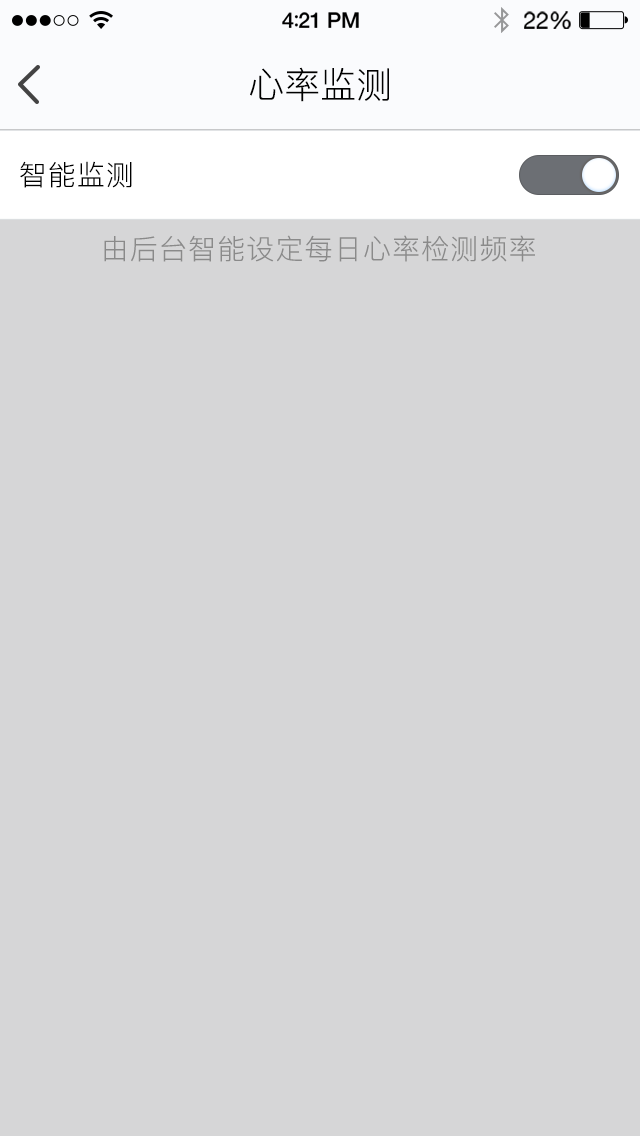
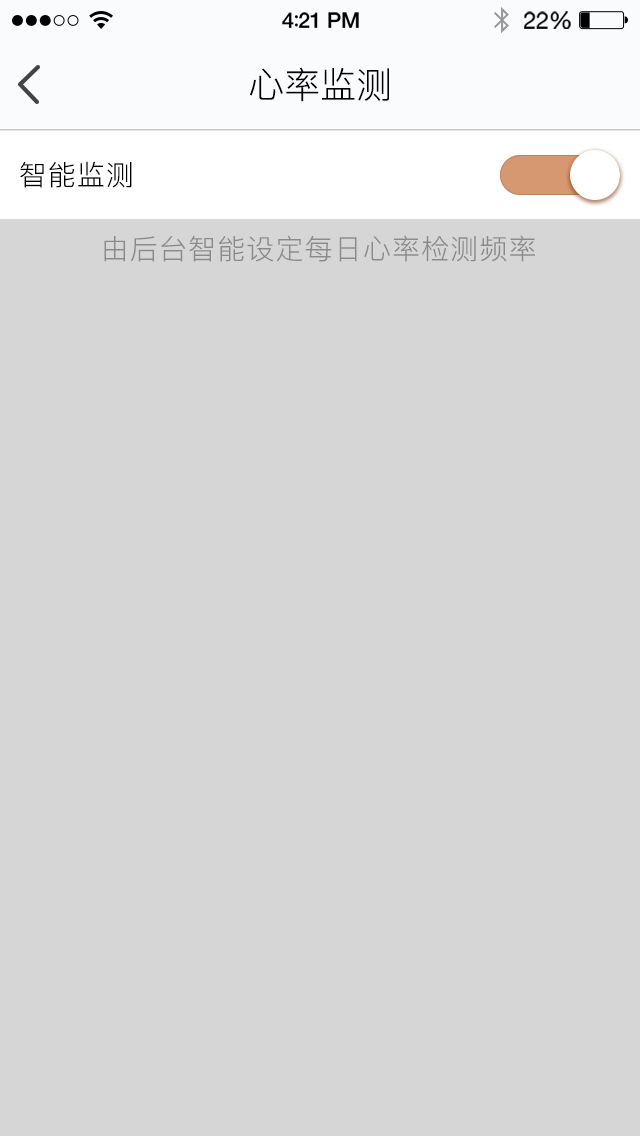
Two versions of the same layered image (w=640, h=1136). Layer-by-layer changes:
painted on "椭圆 32" over [570, 150, 620, 200]
renamed "矩形 2" to "btn_switch_bg2", painted on it over [500, 155, 620, 195]
